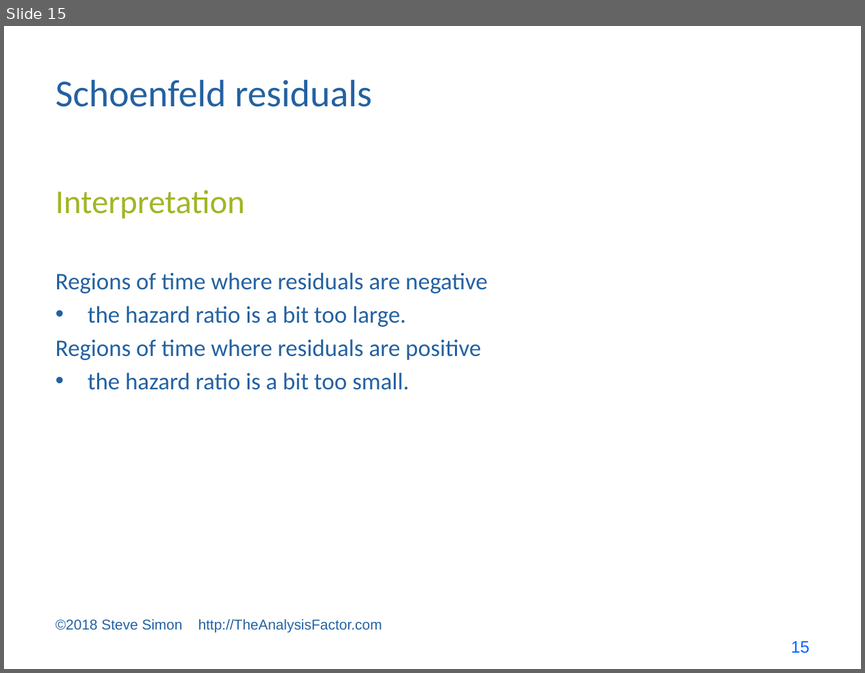
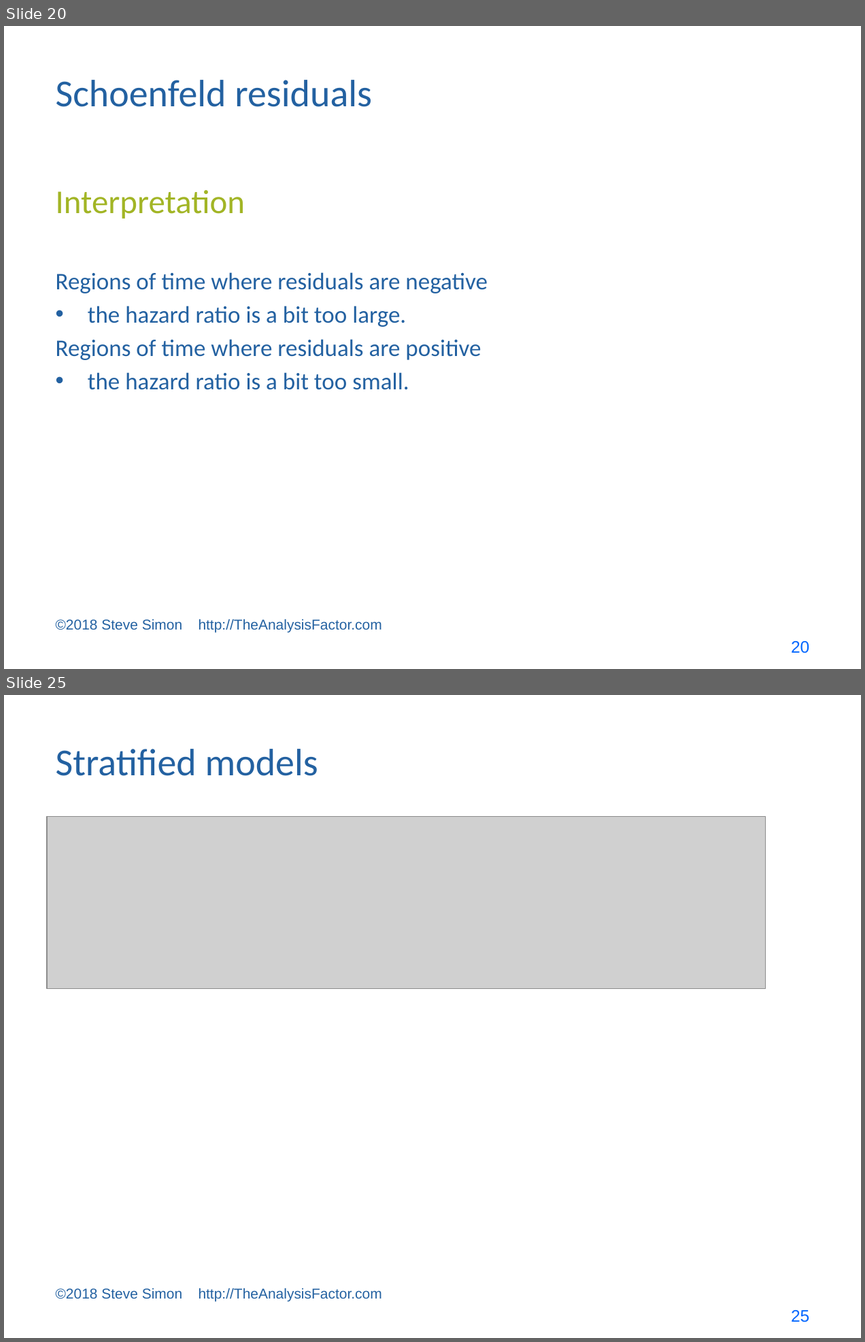
Before and after one commit to pmean/survival-models, a slide deck: bin/survival lecture 6.pptx. Shown one above the other, each under a label of ours: slide 15 before the commit, slides 20 and 25 after it; the slides between them are not shown. The pictures are 865x673 and 865x1342 pixels, drawn with LibreOffice and Linux fonts; fonts in the diff are those of the drawing; grey boxes stand for pictures. Boxes give left, top, right and bottom in pixels: in the first picture for what was removed or moved away, otherwise in the second. Text is boxed around its words. In the diff, an @@ line names an element or a change of style, - is before the commit and + after.

```diff
--- a/bin/survival lecture 6.pptx
+++ b/bin/survival lecture 6.pptx
@@ slide 25 added at (4,695,861,1338), background #FFFFFF @@
@@ title added at (56,749,318,776), 32 pt, text #2361A1 @@
+Stratified models
@@ picture added at (47,817,765,989) @@
@@ text added at (56,1287,382,1302), 12 pt, text #2361A1 @@
+©2018 Steve Simon http://TheAnalysisFactor.com
@@ page number added at (791,1310,809,1322), 14 pt, text #0066FF @@
+25
@@ what was slide 15 is now slide 20 @@
@@ page number at (791,641,809,653): text changed @@
-15
+20
```
Also in this commit, not shown: 1 slide changed, 24 other slides added, 10 other files.
